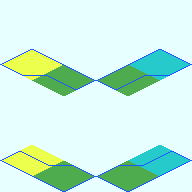
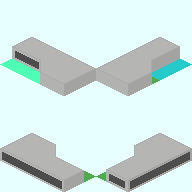
Layered file, before and after one edit (192 × 192). Changes by layer:
removed layer "Base コピー" over [left=96, top=49, right=192, bottom=90]
removed layer "Base コピー #2" over [left=96, top=151, right=192, bottom=192]
removed layer "Base コピー #1" over [left=0, top=151, right=96, bottom=192]
removed layer "Base" over [left=0, top=49, right=96, bottom=90]
painted on "Base_Plate_1x2.png" over [left=0, top=37, right=192, bottom=192]
